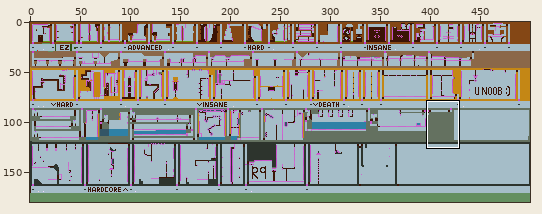
Two states of a sprite sheet, Maps/main_knight.png. The picture above shows the old version from afar; the outline marks the close-up.
Close-up. Before:
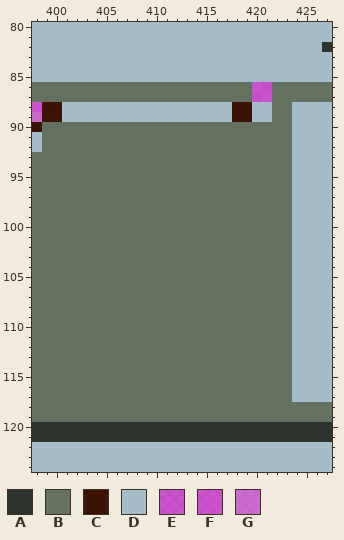
The file is 500x180 pixels. Colours within 5 levels of each other are drawn and written as one. Shown: x 398..427, y 80..124. The commit also changed other parts of the picture, which this record leaves out.
Palette (. is transparent): A #2d342d  B #647160  C #3b1406  D #a5bdc8  E #d010d08f  F #d020d09f  G #d050d0af
Pixels before, first column x 398:
 80 DDDDDDDDDDDDDDDDDDDDDDDDDDDDDD
 81 DDDDDDDDDDDDDDDDDDDDDDDDDDDDDD
 82 DDDDDDDDDDDDDDDDDDDDDDDDDDDDDA
 83 DDDDDDDDDDDDDDDDDDDDDDDDDDDDDD
 84 DDDDDDDDDDDDDDDDDDDDDDDDDDDDDD
 85 DDDDDDDDDDDDDDDDDDDDDDDDDDDDDD
 86 BBBBBBBBBBBBBBBBBBBBBBFFBBBBBB
 87 BBBBBBBBBBBBBBBBBBBBBBFFBBBBBB
 88 ECCDDDDDDDDDDDDDDDDDCCDDBBDDDD
 89 GCCDDDDDDDDDDDDDDDDDCCDDBBDDDD
 90 CBBBBBBBBBBBBBBBBBBBBBBBBBDDDD
 91 DBBBBBBBBBBBBBBBBBBBBBBBBBDDDD
 92 DBBBBBBBBBBBBBBBBBBBBBBBBBDDDD
 93 BBBBBBBBBBBBBBBBBBBBBBBBBBDDDD
 94 BBBBBBBBBBBBBBBBBBBBBBBBBBDDDD
 95 BBBBBBBBBBBBBBBBBBBBBBBBBBDDDD
 96 BBBBBBBBBBBBBBBBBBBBBBBBBBDDDD
 97 BBBBBBBBBBBBBBBBBBBBBBBBBBDDDD
 98 BBBBBBBBBBBBBBBBBBBBBBBBBBDDDD
 99 BBBBBBBBBBBBBBBBBBBBBBBBBBDDDD
100 BBBBBBBBBBBBBBBBBBBBBBBBBBDDDD
101 BBBBBBBBBBBBBBBBBBBBBBBBBBDDDD
102 BBBBBBBBBBBBBBBBBBBBBBBBBBDDDD
103 BBBBBBBBBBBBBBBBBBBBBBBBBBDDDD
104 BBBBBBBBBBBBBBBBBBBBBBBBBBDDDD
105 BBBBBBBBBBBBBBBBBBBBBBBBBBDDDD
106 BBBBBBBBBBBBBBBBBBBBBBBBBBDDDD
107 BBBBBBBBBBBBBBBBBBBBBBBBBBDDDD
108 BBBBBBBBBBBBBBBBBBBBBBBBBBDDDD
109 BBBBBBBBBBBBBBBBBBBBBBBBBBDDDD
110 BBBBBBBBBBBBBBBBBBBBBBBBBBDDDD
111 BBBBBBBBBBBBBBBBBBBBBBBBBBDDDD
112 BBBBBBBBBBBBBBBBBBBBBBBBBBDDDD
113 BBBBBBBBBBBBBBBBBBBBBBBBBBDDDD
114 BBBBBBBBBBBBBBBBBBBBBBBBBBDDDD
115 BBBBBBBBBBBBBBBBBBBBBBBBBBDDDD
116 BBBBBBBBBBBBBBBBBBBBBBBBBBDDDD
117 BBBBBBBBBBBBBBBBBBBBBBBBBBDDDD
118 BBBBBBBBBBBBBBBBBBBBBBBBBBBBBB
119 BBBBBBBBBBBBBBBBBBBBBBBBBBBBBB
120 AAAAAAAAAAAAAAAAAAAAAAAAAAAAAA
121 AAAAAAAAAAAAAAAAAAAAAAAAAAAAAA
122 DDDDDDDDDDDDDDDDDDDDDDDDDDDDDD
123 DDDDDDDDDDDDDDDDDDDDDDDDDDDDDD
124 DDDDDDDDDDDDDDDDDDDDDDDDDDDDDD
And afterwards:
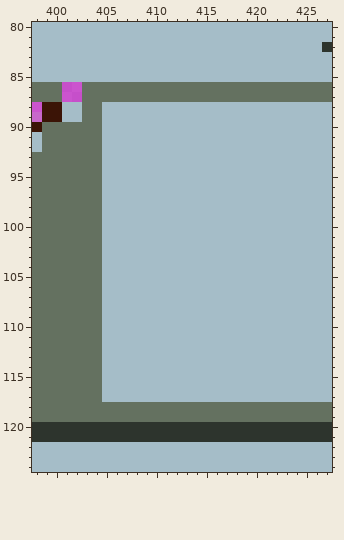
From old to new:
{"y":86,"x":401,"old":"BB","new":"FF"}
{"y":86,"x":420,"old":"FF","new":"BB"}
{"y":87,"x":401,"old":"BB","new":"FF"}
{"y":87,"x":420,"old":"FF","new":"BB"}
{"y":88,"x":403,"old":"DD","new":"BB"}
{"y":88,"x":418,"old":"CC","new":"DD"}
{"y":88,"x":422,"old":"BB","new":"DD"}
{"y":89,"x":403,"old":"DD","new":"BB"}
{"y":89,"x":418,"old":"CC","new":"DD"}
{"y":89,"x":422,"old":"BB","new":"DD"}
{"y":90,"x":405,"old":"BBBBBBBBBBBBBBBBBBB","new":"DDDDDDDDDDDDDDDDDDD"}
{"y":91,"x":405,"old":"BBBBBBBBBBBBBBBBBBB","new":"DDDDDDDDDDDDDDDDDDD"}
{"y":92,"x":405,"old":"BBBBBBBBBBBBBBBBBBB","new":"DDDDDDDDDDDDDDDDDDD"}
{"y":93,"x":405,"old":"BBBBBBBBBBBBBBBBBBB","new":"DDDDDDDDDDDDDDDDDDD"}
{"y":94,"x":405,"old":"BBBBBBBBBBBBBBBBBBB","new":"DDDDDDDDDDDDDDDDDDD"}
{"y":95,"x":405,"old":"BBBBBBBBBBBBBBBBBBB","new":"DDDDDDDDDDDDDDDDDDD"}
{"y":96,"x":405,"old":"BBBBBBBBBBBBBBBBBBB","new":"DDDDDDDDDDDDDDDDDDD"}
{"y":97,"x":405,"old":"BBBBBBBBBBBBBBBBBBB","new":"DDDDDDDDDDDDDDDDDDD"}
{"y":98,"x":405,"old":"BBBBBBBBBBBBBBBBBBB","new":"DDDDDDDDDDDDDDDDDDD"}
{"y":99,"x":405,"old":"BBBBBBBBBBBBBBBBBBB","new":"DDDDDDDDDDDDDDDDDDD"}
{"y":100,"x":405,"old":"BBBBBBBBBBBBBBBBBBB","new":"DDDDDDDDDDDDDDDDDDD"}
{"y":101,"x":405,"old":"BBBBBBBBBBBBBBBBBBB","new":"DDDDDDDDDDDDDDDDDDD"}
{"y":102,"x":405,"old":"BBBBBBBBBBBBBBBBBBB","new":"DDDDDDDDDDDDDDDDDDD"}
{"y":103,"x":405,"old":"BBBBBBBBBBBBBBBBBBB","new":"DDDDDDDDDDDDDDDDDDD"}
{"y":104,"x":405,"old":"BBBBBBBBBBBBBBBBBBB","new":"DDDDDDDDDDDDDDDDDDD"}
{"y":105,"x":405,"old":"BBBBBBBBBBBBBBBBBBB","new":"DDDDDDDDDDDDDDDDDDD"}
{"y":106,"x":405,"old":"BBBBBBBBBBBBBBBBBBB","new":"DDDDDDDDDDDDDDDDDDD"}
{"y":107,"x":405,"old":"BBBBBBBBBBBBBBBBBBB","new":"DDDDDDDDDDDDDDDDDDD"}
{"y":108,"x":405,"old":"BBBBBBBBBBBBBBBBBBB","new":"DDDDDDDDDDDDDDDDDDD"}
{"y":109,"x":405,"old":"BBBBBBBBBBBBBBBBBBB","new":"DDDDDDDDDDDDDDDDDDD"}
{"y":110,"x":405,"old":"BBBBBBBBBBBBBBBBBBB","new":"DDDDDDDDDDDDDDDDDDD"}
{"y":111,"x":405,"old":"BBBBBBBBBBBBBBBBBBB","new":"DDDDDDDDDDDDDDDDDDD"}
{"y":112,"x":405,"old":"BBBBBBBBBBBBBBBBBBB","new":"DDDDDDDDDDDDDDDDDDD"}
{"y":113,"x":405,"old":"BBBBBBBBBBBBBBBBBBB","new":"DDDDDDDDDDDDDDDDDDD"}
{"y":114,"x":405,"old":"BBBBBBBBBBBBBBBBBBB","new":"DDDDDDDDDDDDDDDDDDD"}
{"y":115,"x":405,"old":"BBBBBBBBBBBBBBBBBBB","new":"DDDDDDDDDDDDDDDDDDD"}
{"y":116,"x":405,"old":"BBBBBBBBBBBBBBBBBBB","new":"DDDDDDDDDDDDDDDDDDD"}
{"y":117,"x":405,"old":"BBBBBBBBBBBBBBBBBBB","new":"DDDDDDDDDDDDDDDDDDD"}
{"label":"changed","picture_box":[62,82,292,402]}
